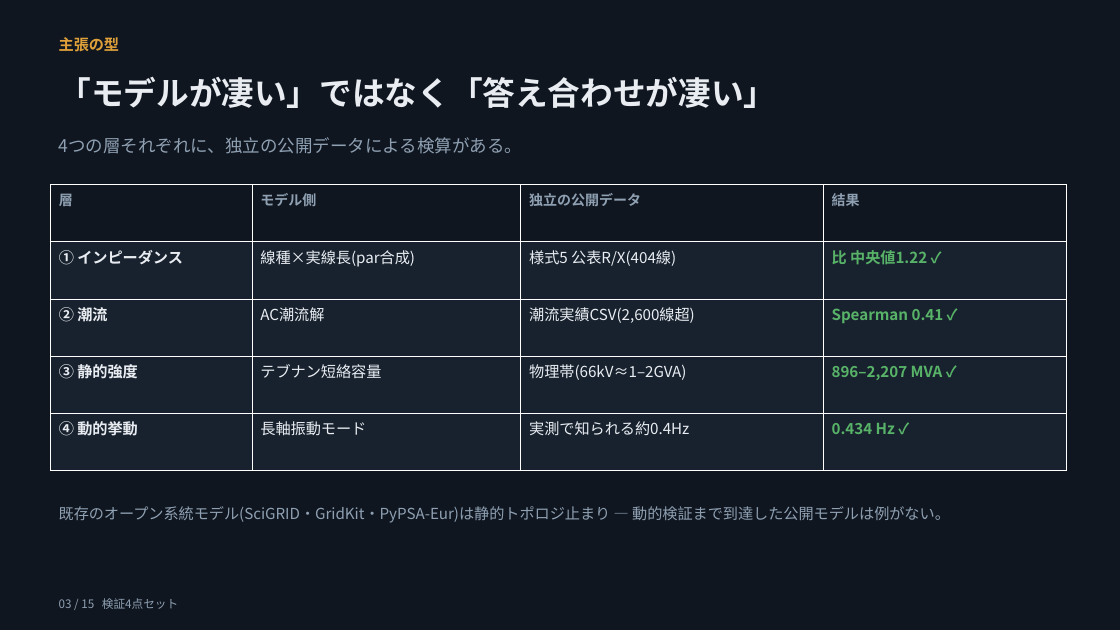
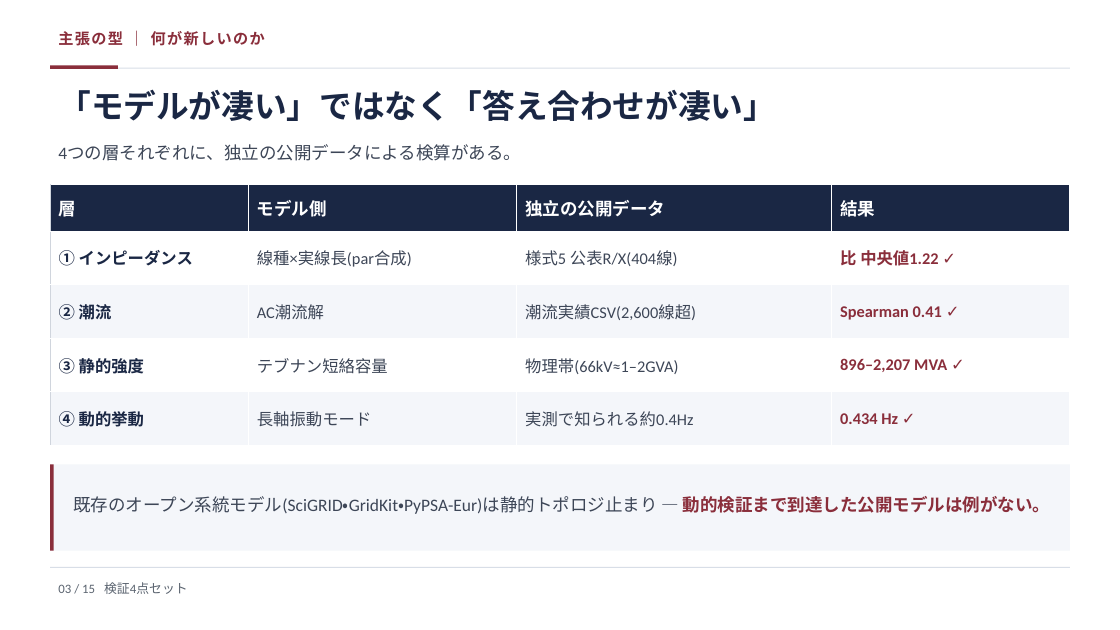
Before and after one commit to lutelute/All-Japan-Grid, a slide deck: slide 3 of docs/slides/AGJ_dynamics_2026-08-17_genspark.pptx. Drawn at 1120x630 pixels with LibreOffice and Linux fonts; fonts in the diff are those of the drawing. Boxes give left, top, right and bottom in pixels: in the first picture for what was removed or moved away, otherwise in the second. Text is boxed around its words. In the diff, an @@ line names an element or a change of style, - is before the commit and + after.

```diff
--- a/docs/slides/AGJ_dynamics_2026-08-17_genspark.pptx
+++ b/docs/slides/AGJ_dynamics_2026-08-17_genspark.pptx
@@ rectangle removed at <box>0,0,1120,630</box> @@
@@ text at <box>58,31,265,46</box>: text changed; font Noto Sans CJK JP to Calibri; text colour #E0A13A to #8A2E3B @@
-主張の型
+主張の型 ｜ 何が新しいのか
@@ text "「モデルが凄い」ではなく「答え合わせが凄い」": place and size @@
-text "「モデルが凄い」ではなく「答え合わせが凄い」" at <box>59,76,777,108</box>
+text "「モデルが凄い」ではなく「答え合わせが凄い」" at <box>58,89,776,121</box>
@@ text "「モデルが凄い」ではなく「答え合わせが凄い」" at <box>58,89,776,121</box>: font Noto Sans CJK JP to Calibri, text colour #E9EDF2 to #1A2744; line spacing 1.25 to 1 @@
@@ rectangle added at <box>50,68,1070,69</box>, fill #D8DEE7 @@
@@ rectangle added at <box>50,66,118,69</box>, fill #8A2E3B @@
@@ text "4つの層それぞれに、独立の公開データによる検算がある。": place and size @@
-text "4つの層それぞれに、独立の公開データによる検算がある。" at <box>59,137,523,154</box>
+text "4つの層それぞれに、独立の公開データによる検算がある。" at <box>58,145,521,161</box>
@@ text "4つの層それぞれに、独立の公開データによる検算がある。" at <box>58,145,521,161</box>: font Noto Sans CJK JP to Calibri, text colour #8FA0B2 to #3D4657; line spacing 1.25 to 1 @@
@@ table at <box>50,184,1070,445</box> @@
@@ fill #0F1620 to #1A2744 in row 1 @@
@@ fill #18222E to #FFFFFF in 8 cells @@
@@ fill #18222E to #F4F6FA in 8 cells @@
@@ size 12 to 15 pt, text colour #8FA0B2 to #FFFFFF in "層", "モデル側", "独立の公開データ", "結果" @@
@@ font Noto Sans CJK JP to Calibri, size 13 to 14 pt @@
@@ text colour #E9EDF2 to #1A2744 in "① インピーダンス", "② 潮流", "③ 静的強度", "④ 動的挙動" @@
@@ text colour #E9EDF2 to #3D4657 in "線種×実線長(par合成)", "様式5 公表R/X(404線)", "AC潮流解", "潮流実績CSV(2,600線超)" and 4 more places @@
@@ text colour #58B368 to #8A2E3B in "比 中央値1.22 ✓", "Spearman 0.41 ✓", "896–2,207 MVA ✓", "0.434 Hz ✓" @@
@@ borders changed @@
@@ rectangle added at <box>50,465,1070,551</box>, fill #F4F6FA @@
@@ rectangle added at <box>50,465,54,551</box>, fill #8A2E3B @@
@@ text "既存のオープン系統モデル(SciGRID・GridKit・PyPSA-Eur)は静的トポロジ止まり — 動的検証まで到達 ...": place and size @@
-text "既存のオープン系統モデル(SciGRID・GridKit・PyPSA-Eur)は静的トポロジ止まり — 動的検証まで到達 ..." at <box>59,506,950,523</box>
+text "既存のオープン系統モデル(SciGRID・GridKit・PyPSA-Eur)は静的トポロジ止まり — 動的検証まで到達 ..." at <box>73,496,1050,514</box>
@@ text "既存のオープン系統モデル(SciGRID・GridKit・PyPSA-Eur)は静的トポロジ止まり — 動的検証まで到達 ..." at <box>73,496,1050,514</box>: size 13 to 15 pt, font Noto Sans CJK JP to Calibri; text colour #8FA0B2 to #3D4657 in "既存のオープン系統モデル(SciGRID・GridKit・PyPSA-Eur)は静的トポロジ止まり —"; text colour #8FA0B2 to #8A2E3B, bold on in "動的検証まで到達した公開モデルは例がない。"; line spacing 1.25 to 1.35 @@
@@ rectangle added at <box>50,567,1070,568</box>, fill #D8DEE7 @@
@@ text "03 / 15 検証4点セット": place and size @@
-text "03 / 15 検証4点セット" at <box>59,598,178,609</box>
+text "03 / 15 検証4点セット" at <box>58,582,188,594</box>
@@ text "03 / 15 検証4点セット" at <box>58,582,188,594</box>: size 10 to 11 pt, font Noto Sans CJK JP to Calibri, text colour #8FA0B2 to #5B6470; line spacing 1.25 to 1 @@
```
Also in this commit, not shown: 14 other slides changed.
